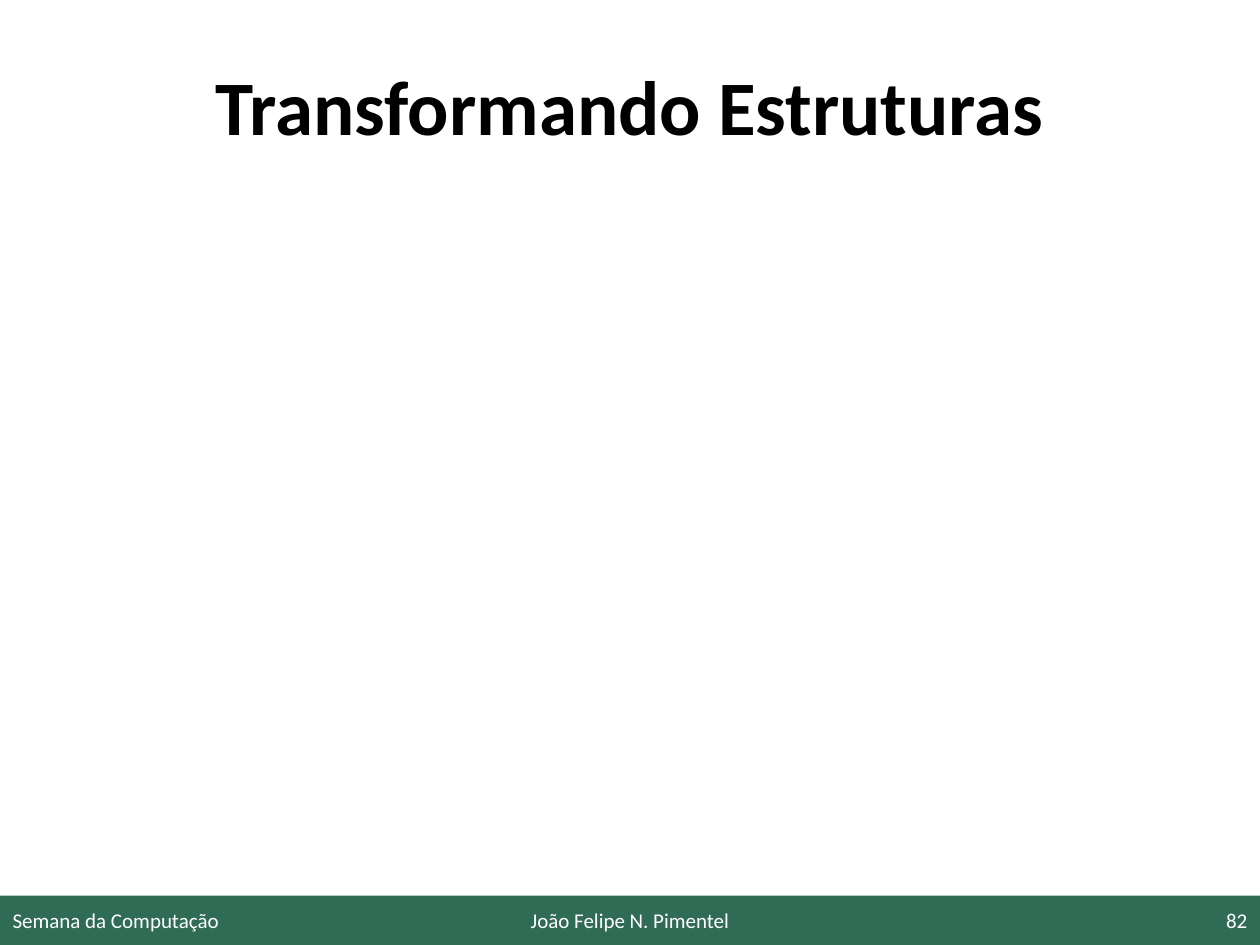
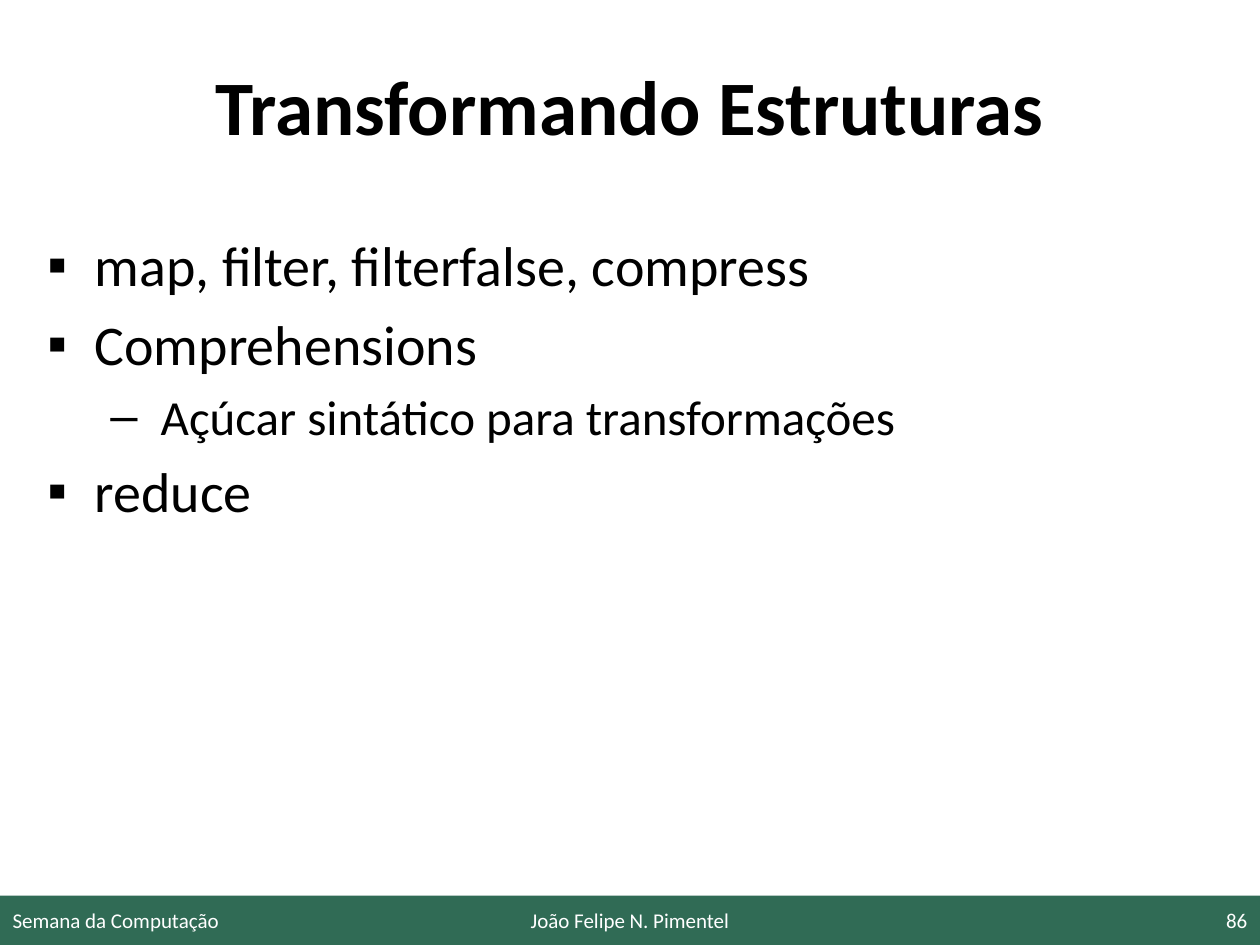
Before and after one commit to JoaoFelipe/presentations, a slide deck: slide 86 of 20191017_SC_UFF/umalinha.pptx (slide 82 before the commit). Drawn at 1260x945 pixels with LibreOffice and Linux fonts; fonts in the diff are those of the drawing; background and template pictures are left out. Boxes give left, top, right and bottom in pixels: in the first picture for what was removed or moved away, otherwise in the second. Text is boxed around its words. In the diff, an @@ line names an element or a change of style, - is before the commit and + after.

```diff
--- a/20191017_SC_UFF/umalinha.pptx
+++ b/20191017_SC_UFF/umalinha.pptx
@@ text added at <box>95,247,895,513</box>, 32 pt, text #000000 @@
+▪ map, filter, filterfalse, compress
+▪ Comprehensions
+  – Açúcar sintático para transformações
+▪ reduce
@@ page number at <box>1226,913,1247,928</box>: text changed @@
-82
+86
```
Also in this commit, not shown: 45 other slides changed, 16 slides added, 2 slides removed, 2 other files.
